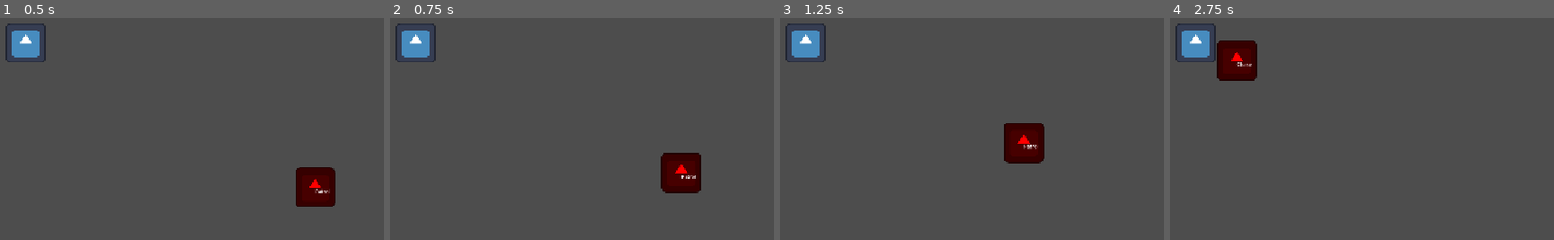
Above: before the commit, frames 1-4 (left to right).
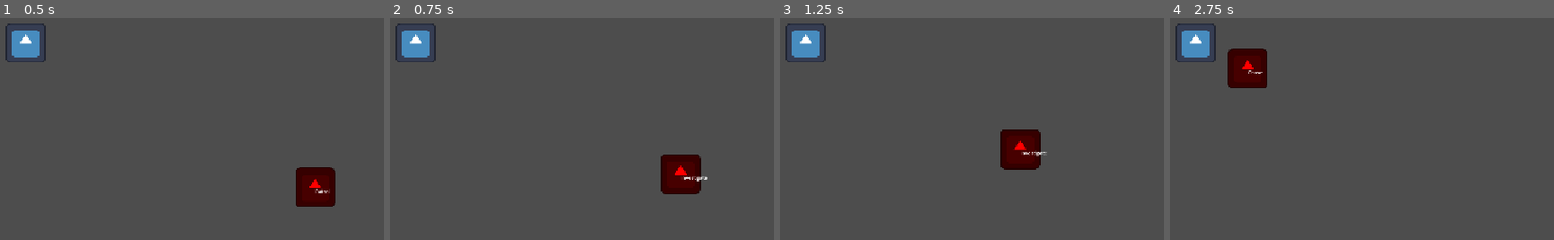
Above: after the commit, the same moments.

Repository: davidantunes23/dj_prototype
Game: Godot game, scene res://scenes/bicho_papao/AITestArena.tscn
Two runs of this game, one before a commit and one after it. Both use one fixed random seed, a clock stepped at 60 frames per second and the inputs below. The project has no main scene, so this scene is started directly. The engine's default icon, where the game draws it, is replaced by a stand-in: a white triangle on a blue panel in a dark square.
Inputs (mouse positions are in pixels of both pictures, inside the frame that each line leads up to):
- Up to frame 1 (0.5 s): no input
- Up to frame 2 (0.75 s): move the mouse to (739, 77) at 0.52 s; hold D (move_right) from 0.53 s (still down); tap E (make_sound, bound only after the commit) at 0.6 s
- Up to frame 3 (1.25 s): keep holding D (move_right)
- Up to frame 4 (2.75 s): move the mouse to (1216, 117) at 1.27 s; release D (move_right) at 1.28 s; hold S (move_down) 1.28-2.03 s; tap E (make_sound, bound only after the commit) at 1.35, 2.1 s; move the mouse to (outside the picture) at 2.02 s; hold D (move_right) from 2.03 s (still down)

Frame 1 is identical in both runs. In frame 2, 0.3% of the frame differs, in the area x 70-83%, y 60-80%; in frame 3, 1.2%; in frame 4, 1.8%, in the area x 12-26%, y 10-32%.

Commit message:
finish bicho papao's AI

Diff:
--- a/project.godot
+++ b/project.godot
@@ -13,6 +13,10 @@
 config/name="DJ Prototype"
 config/features=PackedStringArray("4.7", "GL Compatibility")
 config/icon="res://icon.svg"
+
+[autoload]
+
+SoundEvents="*uid://xtfti2p1cv6o"
 
 [display]
 
@@ -41,6 +45,11 @@
 "events": [Object(InputEventKey,"resource_local_to_scene":false,"resource_name":"","device":-1,"window_id":0,"alt_press …(192 unchanged characters)…
 ]
 }
+make_sound={
+"deadzone": 0.2,
+"events": [Object(InputEventKey,"resource_local_to_scene":false,"resource_name":"","device":-1,"window_id":0,"alt_pressed":false,"shift_pressed":false,"ctrl_pressed":false,"meta_pressed":false,"pressed":false,"keycode":0,"physical_keycode":69,"key_label":0,"unicode":101,"location":0,"echo":false,"script":null)
+]
+}
 
 [physics]
 
--- a/scenes/bicho_papao/AITestArena.tscn
+++ b/scenes/bicho_papao/AITestArena.tscn
@@ -5,9 +5,10 @@
 [ext_resource type="PackedScene" uid="uid://hjn7w2f75iht" path="res://scenes/bicho_papao/bicho_papao.tscn" id="2_6q7b0"]
 
 [sub_resource type="NavigationPolygon" id="NavigationPolygon_dksfx"]
-vertices = PackedVector2Array(330, 571, 1143.9609, 636.0078, 9.09375, 637.97656, 70, 571, 1142.0313, 10, 1025, 415, 1025, 155, 14.8984375, 10.9921875, 70, 519, 957, 155, 957, 415, 330, 519)
+vertices = PackedVector2Array(350, 591, 1123.8984, 616.0469, 29.28125, 617.9375, 50, 591, 1122.0938, 30.023438, 1045, 435, 1045, 135, 34.71875, 30.96875, 50, 499, 937, 135, 937, 435, 350, 499)
 polygons = Array[PackedInt32Array]([PackedInt32Array(0, 1, 2, 3), PackedInt32Array(4, 1, 5, 6), PackedInt32Array(3, 2, 7, 8), PackedInt32Array(7, 4, 6, 9), PackedInt32Array(10, 5, 1, 0, 11), PackedInt32Array(11, 8, 7, 9, 10)])
 outlines = Array[PackedVector2Array]([PackedVector2Array(5, 1, 1152, 0, 1154, 646, -1, 648)])
+agent_radius = 50.0
 
 [sub_resource type="RectangleShape2D" id="RectangleShape2D_kh0q7"]
 size = Vector2(240, 32)
--- a/scenes/bicho_papao/bicho_papao.tscn
+++ b/scenes/bicho_papao/bicho_papao.tscn
@@ -4,6 +4,7 @@
 [ext_resource type="Texture2D" uid="uid://d1r6iwsq05ua5" path="res://icon.svg" id="1_nklks"]
 [ext_resource type="Script" uid="uid://dgok804oxioi6" path="res://scripts/bicho_papao/state_machine.gd" id="3_fryms"]
 [ext_resource type="Script" uid="uid://c2isq8vxiiped" path="res://scripts/bicho_papao/patrol_state.gd" id="4_edc1c"]
+[ext_resource type="Script" uid="uid://c5dxsrhcenr8t" path="res://scripts/bicho_papao/investigate_state.gd" id="5_edc1c"]
 [ext_resource type="Script" uid="uid://4u6ui4tvwtcp" path="res://scripts/bicho_papao/chase_state.gd" id="5_fryms"]
 
 [sub_resource type="CircleShape2D" id="CircleShape2D_lytnn"]
@@ -16,7 +17,6 @@
 collision_layer = 4
 collision_mask = 3
 script = ExtResource("1_j0q6a")
-chase_speed = 220.0
 
 [node name="Sprite2D" type="Sprite2D" parent="." unique_id=214685243]
 modulate = Color(1, 0, 0, 1)
@@ -45,6 +45,7 @@
 script = ExtResource("4_edc1c")
 
 [node name="Investigate" type="Node" parent="StateMachine" unique_id=145642655]
+script = ExtResource("5_edc1c")
 
 [node name="Search" type="Node" parent="StateMachine" unique_id=71356285]
 
--- a/scripts/bicho_papao/bicho_papao.gd
+++ b/scripts/bicho_papao/bicho_papao.gd
@@ -12,6 +12,7 @@
 @onready var los_ray: RayCast2D = $LineOfSightRay
 
 var player: Node2D = null
+var last_player_position: Vector2
 
 func _ready() -> void:
 	call_deferred("_setup_navigation")
@@ -62,3 +63,6 @@
 
 	velocity = current_pos.direction_to(next_path_pos) * move_speed
 	move_and_slide()
+
+func get_last_player_position() -> Vector2:
+	return last_player_position
--- a/scripts/bicho_papao/chase_state.gd
+++ b/scripts/bicho_papao/chase_state.gd
@@ -2,14 +2,12 @@
 
 func physics_update(_delta: float) -> void:
 	# If player breaks line of sight or leaves vision area
-	if not monster.can_see_player():
-		# Transition to Search state if ready, or fallback to Patrol
-		if state_machine.states.has("search"):
-			state_machine.transition_to("Search")
-		else:
-			state_machine.transition_to("Patrol")
+	if monster.player == null or not monster.can_see_player():
+		state_machine.transition_to("Investigate")
 		return
 
-	# Continuously track player's live positionsw
+	monster.last_player_position = monster.player.global_position
+
+	# Continuously track player's live positions
 	monster.move_to(monster.player.global_position)
 	monster.execute_movement(monster.chase_speed)
--- /dev/null
+++ b/scripts/bicho_papao/investigate_state.gd
@@ -0,0 +1,16 @@
+extends State
+
+@export var arrival_radius: float = 15.0
+
+func physics_update(_delta: float) -> void:
+	# If player breaks line of sight or leaves vision area
+	if monster.can_see_player():
+		state_machine.transition_to("Chase")
+		return
+
+	# Continuously track player's live positions
+	if monster.global_position.distance_to(monster.get_last_player_position()) <= arrival_radius:
+		state_machine.transition_to("Patrol")
+	else:
+		monster.move_to(monster.get_last_player_position())
+		monster.execute_movement()
--- a/scripts/bicho_papao/patrol_state.gd
+++ b/scripts/bicho_papao/patrol_state.gd
@@ -10,6 +10,15 @@
 	_load_waypoints()
 	if waypoints.size() > 0:
 		monster.move_to(waypoints[current_waypoint_index])
+	SoundEvents.player_made_sound.connect(_on_player_made_sound)
+
+func exit() -> void:
+	if SoundEvents.player_made_sound.is_connected(_on_player_made_sound):
+		SoundEvents.player_made_sound.disconnect(_on_player_made_sound)
+
+func _on_player_made_sound(sound_position: Vector2) -> void:
+	monster.last_player_position = sound_position
+	state_machine.transition_to("Investigate")
 
 func _load_waypoints() -> void:
 	waypoints.clear()
--- a/scripts/bicho_papao/placeholder_player.gd
+++ b/scripts/bicho_papao/placeholder_player.gd
@@ -7,3 +7,6 @@
 	var input_dir = Input.get_vector("ui_left", "ui_right", "ui_up", "ui_down")
 	velocity = input_dir * speed
 	move_and_slide()
+
+	if Input.is_action_just_pressed("make_sound"):
+		SoundEvents.emit_sound(global_position)
--- /dev/null
+++ b/scripts/bicho_papao/sound_events.gd
@@ -0,0 +1,11 @@
+extends Node
+# Autoload singleton (register in Project Settings > Autoload as "SoundEvents").
+#
+# A simple global signal bus so any script can announce "the player made a
+# noise here" without needing a direct reference to every monster in the
+# scene, and without the monster needing a reference to the player.
+
+signal player_made_sound(sound_position: Vector2)
+
+func emit_sound(sound_position: Vector2) -> void:
+	player_made_sound.emit(sound_position)
Not shown, added: scripts/bicho_papao/investigate_state.gd.uid
Not shown, added: scripts/bicho_papao/sound_events.gd.uid
